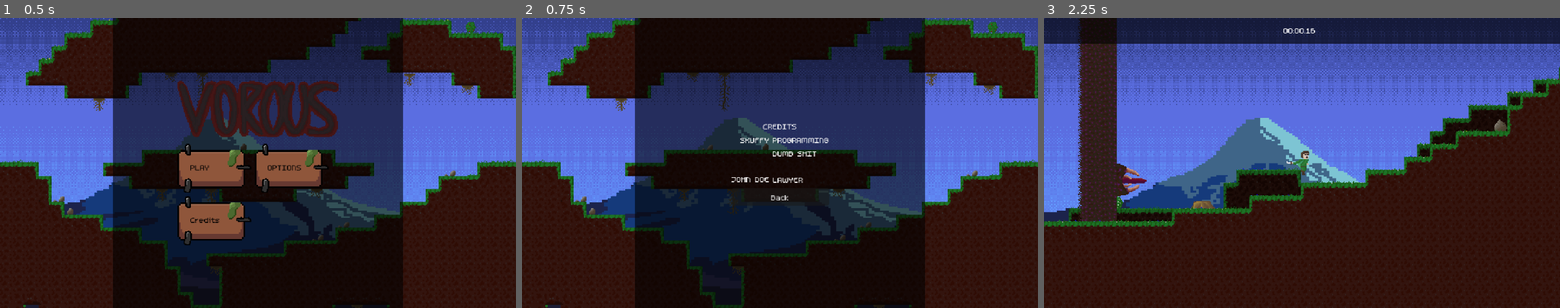
Above: before the commit, frames 1-3 (left to right).
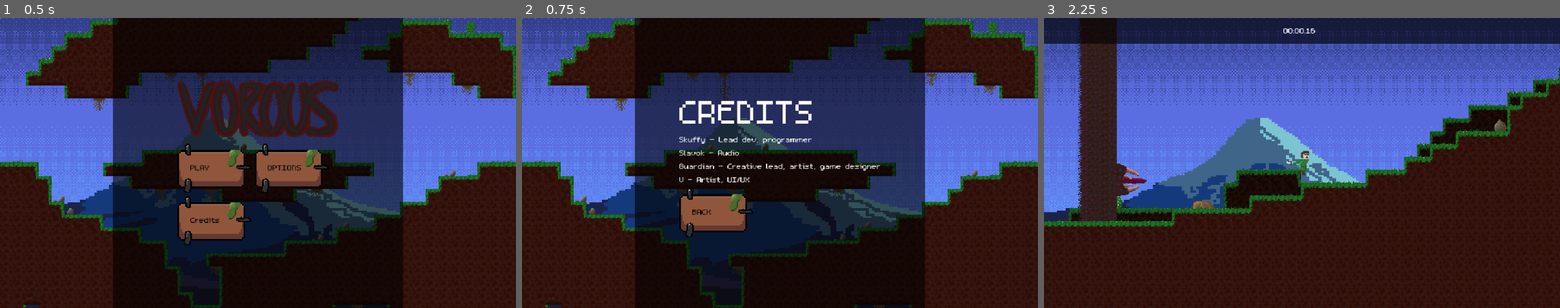
Above: after the commit, the same moments.

Repository: Skuffy808/Vorous
Game: Godot game, scene res://scenes/main_menu.tscn
The game is run twice, just before and just after one commit, with the same random seed, the same clock (stepped at 60 frames per second) and the same inputs.
Inputs (mouse positions are in pixels of both pictures, inside the frame that each line leads up to):
- Up to frame 1 (0.5 s): no input
- Up to frame 2 (0.75 s): click "Credits" at 0.5 s
- Up to frame 3 (2.25 s): click (1302, 197) at 1.25 s, where only the run before the commit has a clickable "Back"; click "PLAY" at 2 s

Frame 1 is identical in both runs. In frame 2, 3.9% of the frame differs, in the area x 30-70%, y 28-76%; in frame 3, nothing differs.

Commit message:
add credits

Diff:
--- a/scenes/credits.tscn
+++ b/scenes/credits.tscn
@@ -1,9 +1,10 @@
-[gd_scene load_steps=5 format=3 uid="uid://y187sbw561dx"]
+[gd_scene load_steps=6 format=3 uid="uid://y187sbw561dx"]
 
 [ext_resource type="Theme" uid="uid://bpac6yxly53yc" path="res://theme.tres" id="1_0ctdu"]
 [ext_resource type="Script" uid="uid://dksadmjslbklm" path="res://scripts/credits.gd" id="2_2ckv8"]
 [ext_resource type="Texture2D" uid="uid://dugbgubpe437j" path="res://assets/background/Background-0.png" id="3_2fbfq"]
 [ext_resource type="PackedScene" uid="uid://dhr8pf2btgxph" path="res://scenes/Platforms/platformCave1.tscn" id="4_8gwij"]
+[ext_resource type="Texture2D" uid="uid://dojqb00ffo3lc" path="res://assets/button.png" id="5_8gwij"]
 
 [node name="Credits" type="Control"]
 texture_filter = 1
@@ -55,32 +56,30 @@
 grow_horizontal = 2
 grow_vertical = 2
 
-[node name="Label" type="Label" parent="VBoxContainer"]
+[node name="OptionsLabel" type="Label" parent="VBoxContainer"]
 layout_mode = 2
+theme_override_colors/font_color = Color(1, 1, 1, 1)
+theme_override_font_sizes/font_size = 64
 text = "CREDITS"
-horizontal_alignment = 1
 
-[node name="HBoxContainer" type="HBoxContainer" parent="VBoxContainer"]
+[node name="Roles" type="Label" parent="VBoxContainer"]
 layout_mode = 2
+text = "Skuffy - Lead dev, programmer
+Slavok - Audio
+Guardian - Creative lead, artist, game designer
+V - Artist, UI/UX "
 
-[node name="Names" type="Label" parent="VBoxContainer/HBoxContainer"]
+[node name="BackTextureButton" type="TextureButton" parent="VBoxContainer"]
 layout_mode = 2
-text = "SKUFFY
+texture_normal = ExtResource("5_8gwij")
 
+[node name="BackLabel" type="Label" parent="VBoxContainer/BackTextureButton"]
+layout_mode = 0
+offset_left = 16.0
+offset_top = 22.0
+offset_right = 56.0
+offset_bottom = 35.0
+theme_override_colors/font_color = Color(0, 0, 0, 1)
+text = "BACK"
 
-JOHN DOE"
-horizontal_alignment = 2
-
-[node name="Roles" type="Label" parent="VBoxContainer/HBoxContainer"]
-layout_mode = 2
-text = "PROGRAMMING
-DUMB SHIT
-
-LAWYER"
-
-[node name="BackButton" type="Button" parent="VBoxContainer"]
-layout_mode = 2
-text = "Back
-"
-
-[connection signal="pressed" from="VBoxContainer/BackButton" to="." method="_on_back_button_pressed"]
+[connection signal="pressed" from="VBoxContainer/BackTextureButton" to="." method="_on_back_texture_button_pressed"]
--- a/scripts/credits.gd
+++ b/scripts/credits.gd
@@ -1,4 +1,4 @@
 extends Control
 
-func _on_back_button_pressed() -> void:
+func _on_back_texture_button_pressed() -> void:
 	get_tree().change_scene_to_file("res://scenes/main_menu.tscn")
